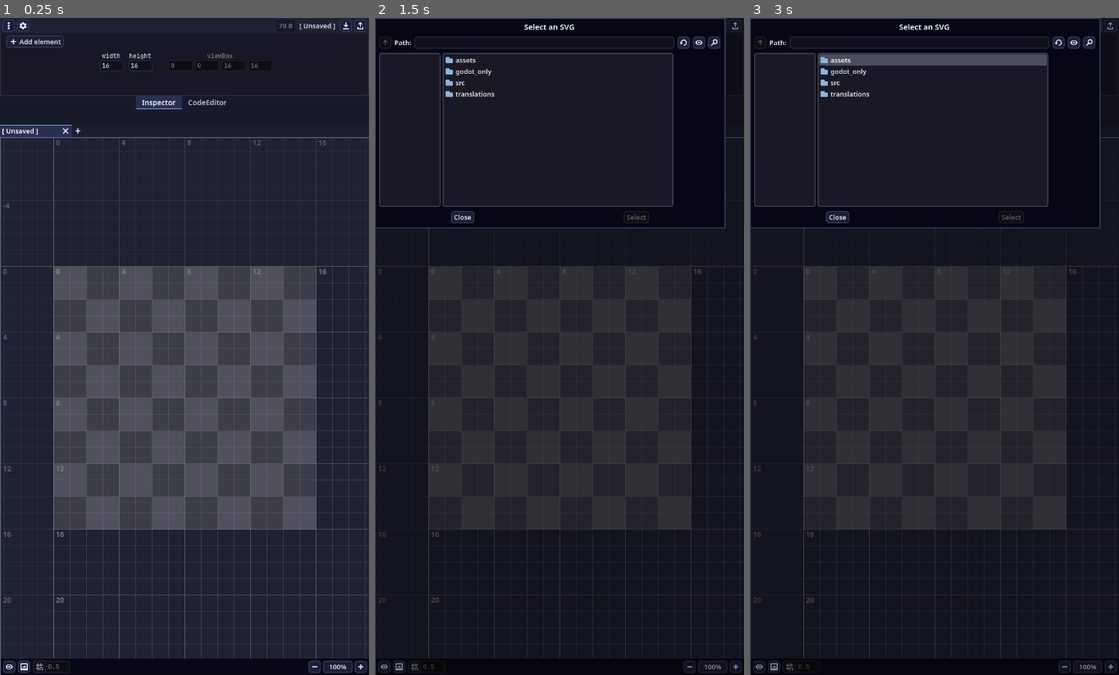
Above: before the commit, frames 1-3 (left to right).
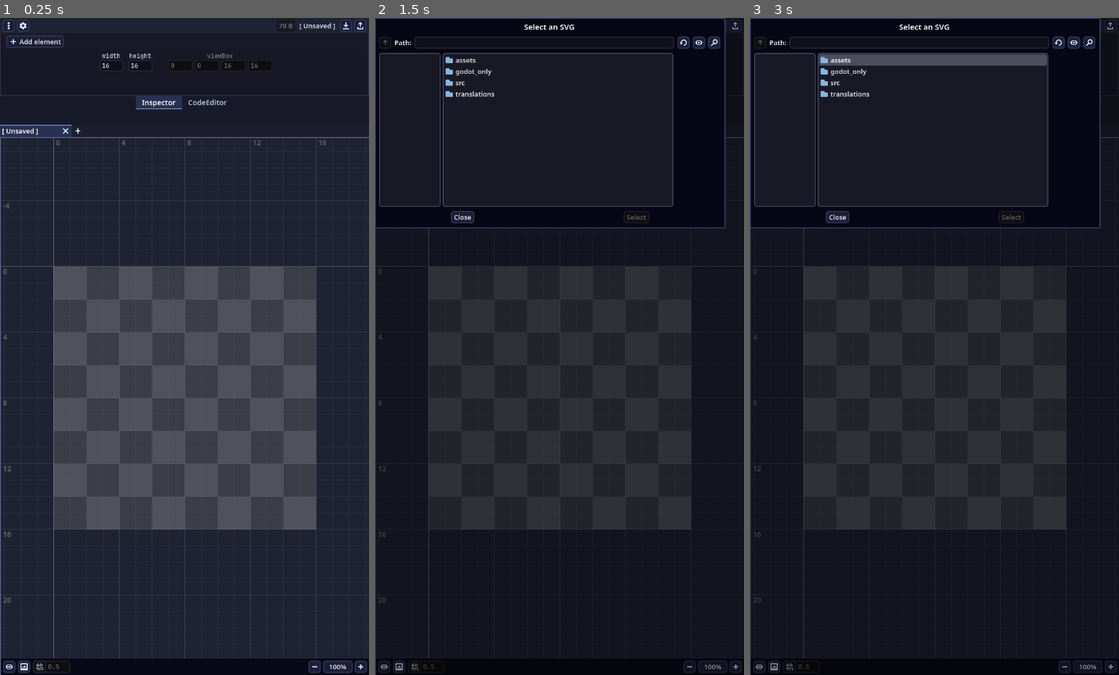
Above: after the commit, the same moments.

Repository: syntaxerror247/VectorTouch
Game: Godot game, scene res://src/ui_parts/editor_scene.tscn
Same seed, same stepped clock (60 frames per second), same inputs: the game is played once before the commit and once after it.
Inputs (mouse positions are in pixels of both pictures, inside the frame that each line leads up to):
- Up to frame 1 (0.25 s): no input
- Up to frame 2 (1.5 s): click (721, 24) at 0.5 s; click (736, 24) at 1.25 s
- Up to frame 3 (3 s): click "Add element" at 2 s; click "width" at 2.75 s

The runs differ from the first frame. In frame 1, 0.2% of the frame differs, in the area x 15-100%, y 38-98%; in frame 2, less than 0.1%; in frame 3, less than 0.1%.

Commit message:
Update display.tscn

Diff:
--- a/src/ui_parts/display.tscn
+++ b/src/ui_parts/display.tscn
@@ -101,60 +101,6 @@
 mouse_filter = 2
 script = ExtResource("15_hevpa")
 
-[node name="ReferenceTexture3" type="TextureRect" parent="ViewportPanel/VBoxContainer/ViewportContainer/Viewport"]
-visible = false
-offset_right = 128.0
-offset_bottom = 128.0
-expand_mode = 1
-stretch_mode = 5
-
-[node name="Checkerboard3" type="TextureRect" parent="ViewportPanel/VBoxContainer/ViewportContainer/Viewport"]
-texture_filter = 1
-material = SubResource("ShaderMaterial_kqplg")
-clip_contents = true
-texture = ExtResource("11_1bm1s")
-expand_mode = 1
-stretch_mode = 1
-
-[node name="Controls3" type="Control" parent="ViewportPanel/VBoxContainer/ViewportContainer/Viewport"]
-layout_mode = 3
-anchors_preset = 0
-mouse_filter = 1
-script = ExtResource("13_lwhwy")
-
-[node name="Camera3" type="Control" parent="ViewportPanel/VBoxContainer/ViewportContainer/Viewport"]
-layout_mode = 3
-anchors_preset = 0
-mouse_filter = 2
-script = ExtResource("15_hevpa")
-
-[node name="ReferenceTexture4" type="TextureRect" parent="ViewportPanel/VBoxContainer/ViewportContainer/Viewport"]
-visible = false
-offset_right = 128.0
-offset_bottom = 128.0
-expand_mode = 1
-stretch_mode = 5
-
-[node name="Checkerboard4" type="TextureRect" parent="ViewportPanel/VBoxContainer/ViewportContainer/Viewport"]
-texture_filter = 1
-material = SubResource("ShaderMaterial_kqplg")
-clip_contents = true
-texture = ExtResource("11_1bm1s")
-expand_mode = 1
-stretch_mode = 1
-
-[node name="Controls4" type="Control" parent="ViewportPanel/VBoxContainer/ViewportContainer/Viewport"]
-layout_mode = 3
-anchors_preset = 0
-mouse_filter = 1
-script = ExtResource("13_lwhwy")
-
-[node name="Camera4" type="Control" parent="ViewportPanel/VBoxContainer/ViewportContainer/Viewport"]
-layout_mode = 3
-anchors_preset = 0
-mouse_filter = 2
-script = ExtResource("15_hevpa")
-
 [node name="Toolbar" type="PanelContainer" parent="ViewportPanel/VBoxContainer"]
 layout_mode = 2
 
